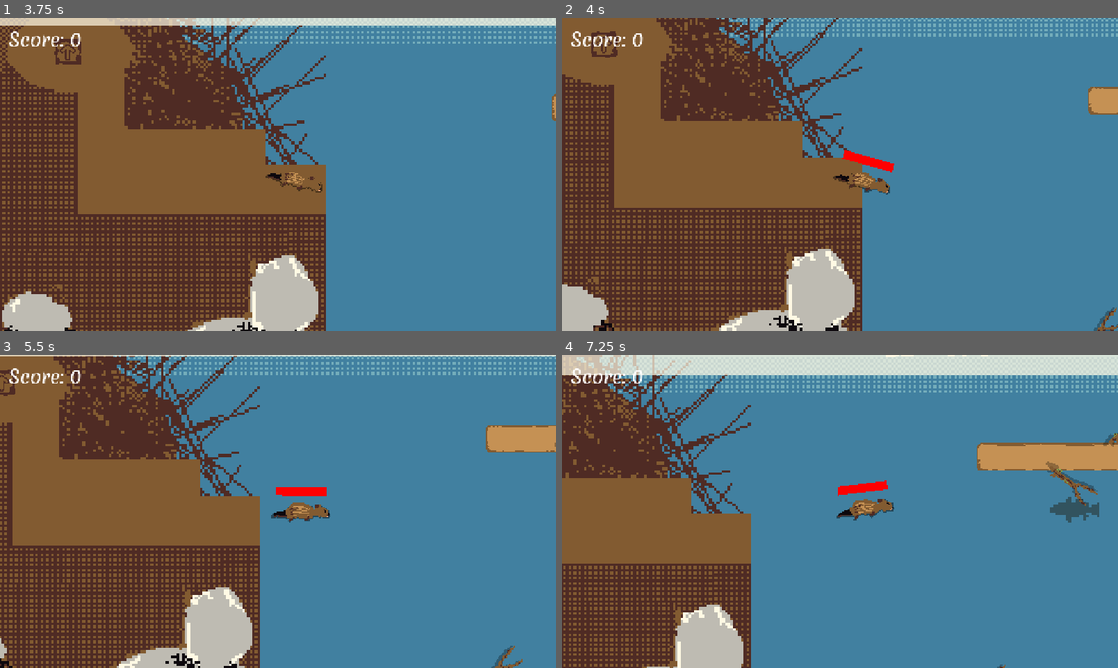
Above: before the commit, frames 1-4 (two rows, left to right).
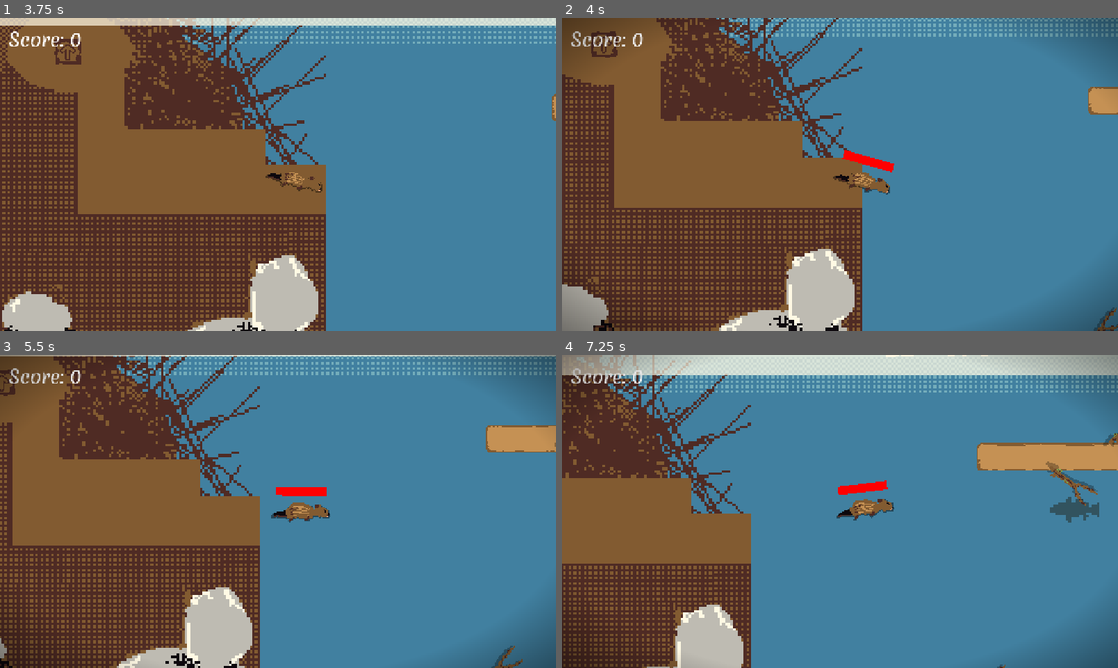
Above: after the commit, the same moments.

Repository: Joey451-OG/5499-Project-1
Game: Godot game, scene res://Scenes/main.tscn
The game is run twice, just before and just after one commit, with the same random seed, the same clock (stepped at 60 frames per second) and the same inputs.
Inputs (mouse positions are in pixels of both pictures, inside the frame that each line leads up to):
- Up to frame 1 (3.75 s): drag from (116, 49) to (177, 177) at 0.52 s; drag from (166, 190) to (489, 202) at 1.27 s; move the mouse to (333, 105) at 2.02 s; hold Space (swim) 2.03-2.75 s; click (333, 105) at 2.17 s; drag from (250, 237) to (489, 205) at 2.77 s; move the mouse to (444, 221) at 3.52 s; hold Space (swim) from 3.53 s (still down); click (444, 221) at 3.67 s
- Up to frame 2 (4 s): keep holding Space (swim)
- Up to frame 3 (5.5 s): release Space (swim) at 4.25 s; drag from (111, 464) to (11, 373) at 4.27 s; move the mouse to (305, 511) at 5.02 s; hold Space (swim) from 5.03 s (still down); click (305, 511) at 5.17 s
- Up to frame 4 (7.25 s): release Space (swim) at 5.75 s; drag from (756, 433) to (728, 527) at 5.77 s; move the mouse to (962, 495) at 6.52 s; hold Space (swim) from 6.53 s (still down); click (962, 495) at 6.67 s

Frame 1 is identical in both runs. In frame 2, 4.8% of the frame differs, in the area x 0-100%, y 0-100%; in frame 3, 4.1%; in frame 4, 4.7%.

Commit message:
Playtest | Nerfed Base LC, Buffed HLC. + Vignette
Nerfed base LC from 15 sec. -> 12 sec. This was changed in order to
slightly nerf the buffed HLC which went from a 2.5x multiplier to 4x.
This allows the player to more comfortable explore screen 3 while not
being able to beat screen 2 before the HLC upgrade.

This commit also added the vignette effect, though it is not fully
implimented yet.

Diff:
--- a/Scenes/UI.tscn
+++ b/Scenes/UI.tscn
@@ -2,6 +2,7 @@
 
 [ext_resource type="Script" uid="uid://df07hyr5ykm40" path="res://Scripts/gdscript/ui.gd" id="1_nxvpl"]
 [ext_resource type="FontFile" uid="uid://bwoqe15k2n6sl" path="res://Assets/Fonts/Merienda/Merienda-Regular.ttf" id="1_w371h"]
+[ext_resource type="Shader" uid="uid://cgywowtwqxjo3" path="res://Scripts/gdshader/vignette.gdshader" id="3_dewlx"]
 
 [sub_resource type="LabelSettings" id="LabelSettings_sj43t"]
 font = ExtResource("1_w371h")
@@ -11,6 +12,12 @@
 font_size = 32
 
 [sub_resource type="LabelSettings" id="LabelSettings_sdogw"]
+
+[sub_resource type="ShaderMaterial" id="ShaderMaterial_sj43t"]
+shader = ExtResource("3_dewlx")
+shader_parameter/alpha = 0.5
+shader_parameter/inner_radius = 0.7
+shader_parameter/outer_radius = 1.5
 
 [node name="CanvasLayer" type="CanvasLayer" unique_id=1794298050]
 script = ExtResource("1_nxvpl")
@@ -82,3 +89,11 @@
 text = "Score 999"
 label_settings = SubResource("LabelSettings_sdogw")
 horizontal_alignment = 1
+
+[node name="Vignette" type="ColorRect" parent="." unique_id=692810200]
+material = SubResource("ShaderMaterial_sj43t")
+anchors_preset = 15
+anchor_right = 1.0
+anchor_bottom = 1.0
+grow_horizontal = 2
+grow_vertical = 2
--- a/Scenes/main.tscn
+++ b/Scenes/main.tscn
@@ -425,7 +425,7 @@
 [node name="Player" parent="." unique_id=934692645 instance=ExtResource("1_jjgbg")]
 position = Vector2(293, 419)
 collision_mask = 7
-LUNG_CAPACITY_IN_SECONDS = 15
+LUNG_CAPACITY_IN_SECONDS = 12
 item_slow_percent = 0.35
 
 [node name="Cameras" type="Node" parent="." unique_id=1237047510]
--- a/Scripts/gdscript/Globals.gd
+++ b/Scripts/gdscript/Globals.gd
@@ -17,5 +17,5 @@
 
 var ability_modifiers := {
 	"speed" : 1.5,
-	"higher_lc" : 2.5,
+	"higher_lc" : 4,
 }
--- a/Scripts/gdscript/player.gd
+++ b/Scripts/gdscript/player.gd
@@ -57,8 +57,10 @@
 	if Globals.current_abilities["speed"]:
 		velocity *= Globals.ability_modifiers["speed"]
 
-	if velocity > Vector2.ZERO and Globals.p_state != Globals.PlayerState.SWIMING:
+	if isUnderWater and velocity > Vector2.ZERO and Globals.p_state != Globals.PlayerState.SWIMING:
 		Globals.p_state = Globals.PlayerState.SWIMING
+	elif not isUnderWater:
+		Globals.p_state = Globals.PlayerState.IDLE
 
 	if pickup != null:
 		velocity *= 1 - item_slow_percent
--- a/Scripts/gdscript/ui.gd
+++ b/Scripts/gdscript/ui.gd
@@ -5,12 +5,14 @@
 @onready var score: Label = $Normal/Score
 @onready var normal: MarginContainer = $Normal
 @onready var end_screen: MarginContainer = $EndScreen
+@onready var vignette: ColorRect = $Vignette
 
 # Called when the node enters the scene tree for the first time.
 func _ready() -> void:
 	score.text = score_text % Globals.points
 	normal.show()
 	end_screen.hide()
+	vignette.hide()
 
 
 # Called every frame. 'delta' is the elapsed time since the previous frame.
@@ -21,3 +23,9 @@
 		normal.hide()
 		end_screen.show()
 		end_score.text = score.text
+
+	if Globals.p_state == Globals.PlayerState.SWIMING:
+		vignette.show()
+
+	if Globals.p_state == Globals.PlayerState.IDLE:
+		vignette.hide()
--- /dev/null
+++ b/Scripts/gdshader/vignette.gdshader
@@ -0,0 +1,21 @@
+shader_type canvas_item;
+
+void vertex() {
+	// Called for every vertex the material is visible on.
+}
+
+uniform float alpha = 1.0;
+uniform float inner_radius = 0.0;
+uniform float outer_radius = 1.0;
+
+void fragment() {
+	float x = abs(UV.r-.5)*2.0;
+	float y = abs(UV.g-.5)*2.0;
+	float q = 1.0-(1.0-sqrt(x*x+y*y)/outer_radius)/(1.0-inner_radius);
+	COLOR = vec4(0, 0, 0, q*alpha);
+}
+
+//void light() {
+//	// Called for every pixel for every light affecting the CanvasItem.
+//	// Uncomment to replace the default light processing function with this one.
+//}
Not shown, added: Scripts/gdshader/vignette.gdshader.uid
